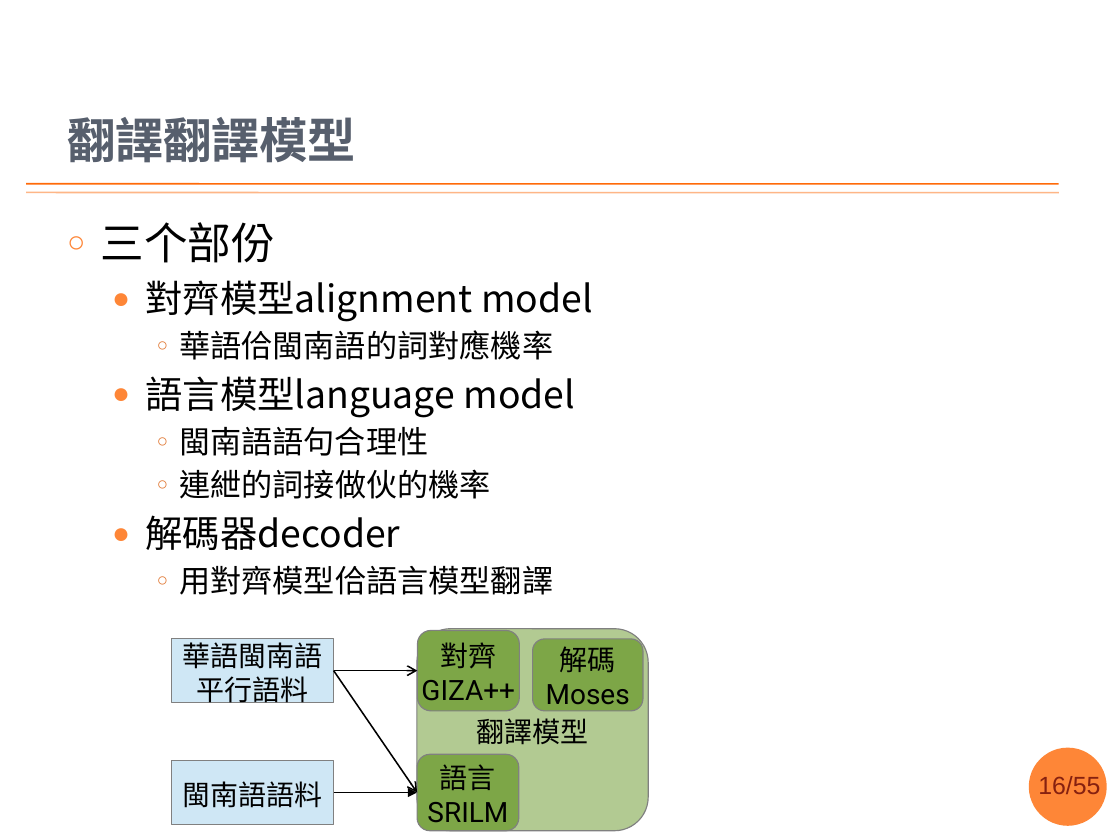
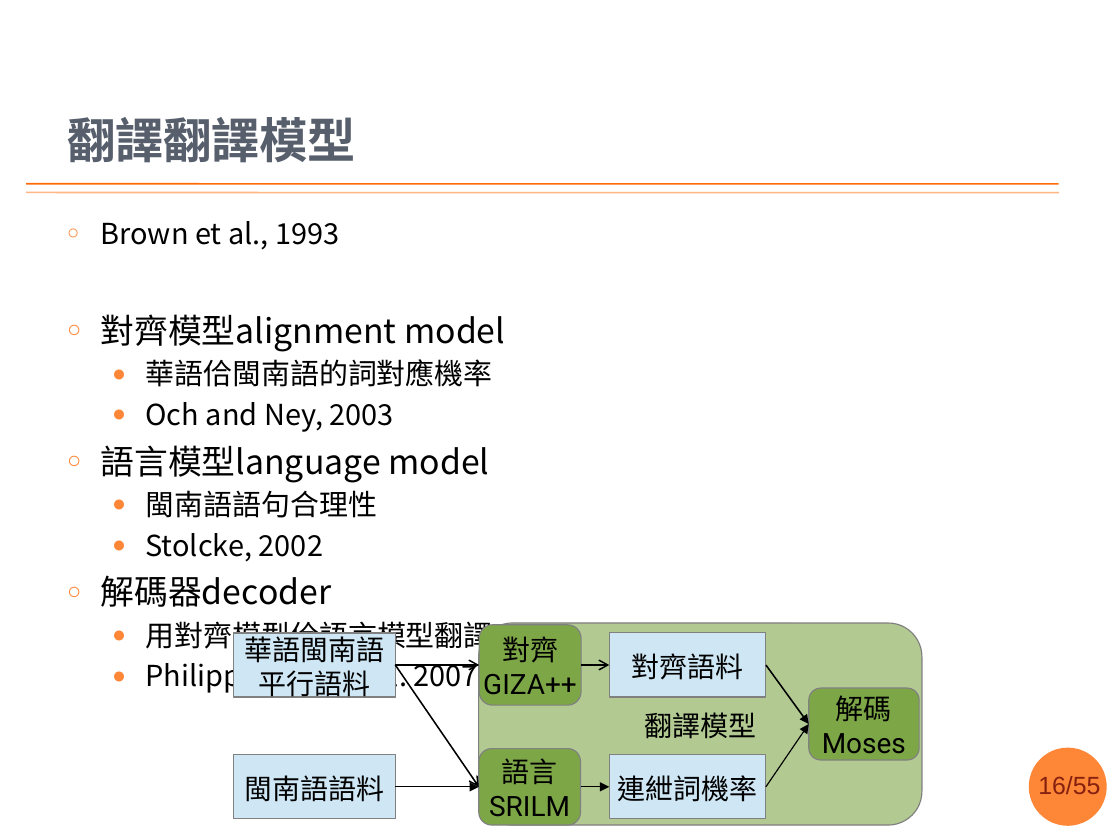
Before and after one commit to sih4sing5hong5/po3-ko3_tau5-iann2-phinn3, a slide deck: slide 16 of 翻譯報告.pptx. Drawn at 1120x840 pixels with LibreOffice and Linux fonts; fonts in the diff are those of the drawing; background and template pictures are left out. Boxes give left, top, right and bottom in pixels: in the first picture for what was removed or moved away, otherwise in the second. Text is boxed around its words. In the diff, an @@ line names an element or a change of style, - is before the commit and + after.

```diff
--- a/翻譯報告.pptx
+++ b/翻譯報告.pptx
@@ text at (x1=101, y1=221, x2=505, y2=654): paragraph added @@
+  ● Philipp Koehn et al. 2007.
@@ text at (x1=101, y1=221, x2=339, y2=250): text changed; size 28 to 18.6 pt @@
-○ 三个部份
+  ○ Brown et al., 1993
@@ text at (x1=101, y1=314, x2=505, y2=654): size 24 to 21.7 pt in "對齊模型alignment model", "語言模型language model", "解碼器decoder"; size 20 to 18.6 pt in "華語佮閩南語的詞對應機率", "閩南語語句合理性", "用對齊模型佮語言模型翻譯"; bullet ● to ○; list level 2 to 1 in "對齊模型alignment model"; bullet ○ to ●; list level 3 to 2 in "華語佮閩南語的詞對應機率"; bullet colour #E0752F to #FE8637; list level 2 to 1 in "語言模型language model"; list level 3 to 2 in "閩南語語句合理性"; list level 2 to 1 in "解碼器decoder"; list level 3 to 2 in "用對齊模型佮語言模型翻譯" @@
@@ text at (x1=146, y1=402, x2=394, y2=432): paragraph added @@
+  ● Och and Ney, 2003
@@ text at (x1=146, y1=533, x2=323, y2=562): text changed; size 20 to 18.6 pt @@
-    ○ 連紲的詞接做伙的機率
+  ● Stolcke, 2002
@@ rounded rectangle "翻譯模型" resized from (x1=417, y1=628, x2=647, y2=830) to (x1=478, y1=623, x2=922, y2=824) @@
@@ elbow arrow removed from (334, 671) to (418, 671) @@
@@ group added at (x1=395, y1=633, x2=809, y2=819): 5 arrows, 2 rectangles @@
+連紲詞機率
+對齊語料
@@ rounded rectangle "解碼" moved from (x1=532, y1=638, x2=643, y2=710) to (x1=809, y1=688, x2=920, y2=759) @@
@@ 2 rectangles, 2 rounded rectangles, 1 arrow, 1 elbow arrow moved together from (x1=172, y1=631, x2=520, y2=830) to (x1=234, y1=625, x2=581, y2=824) @@
```
Also in this commit, not shown: 11 other slides changed, 3 slides added, 1 slide removed.
